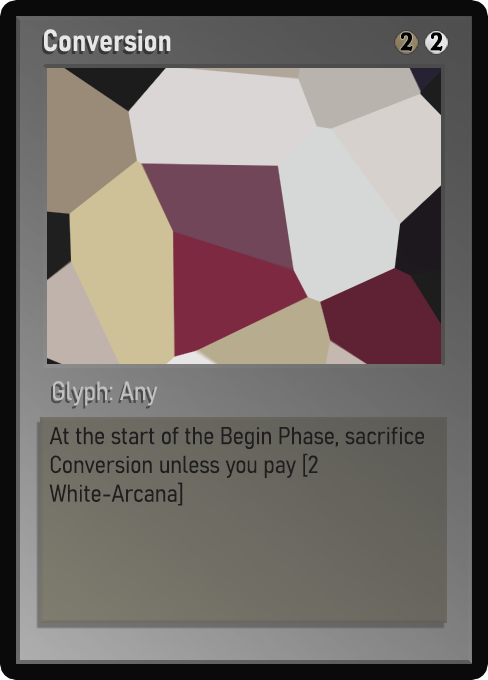
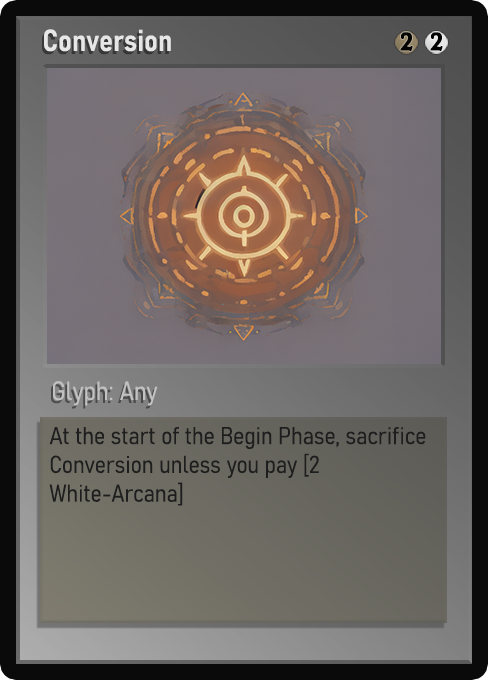
Comparing the layer stacks of the two 488x680 images. Changes:
painted on "Name" over [44, 29, 171, 52]
painted on "Class" over [53, 383, 152, 406]
painted on "Desc_norm" over [51, 427, 426, 502]
painted on "Artwork" over [47, 68, 441, 364]
